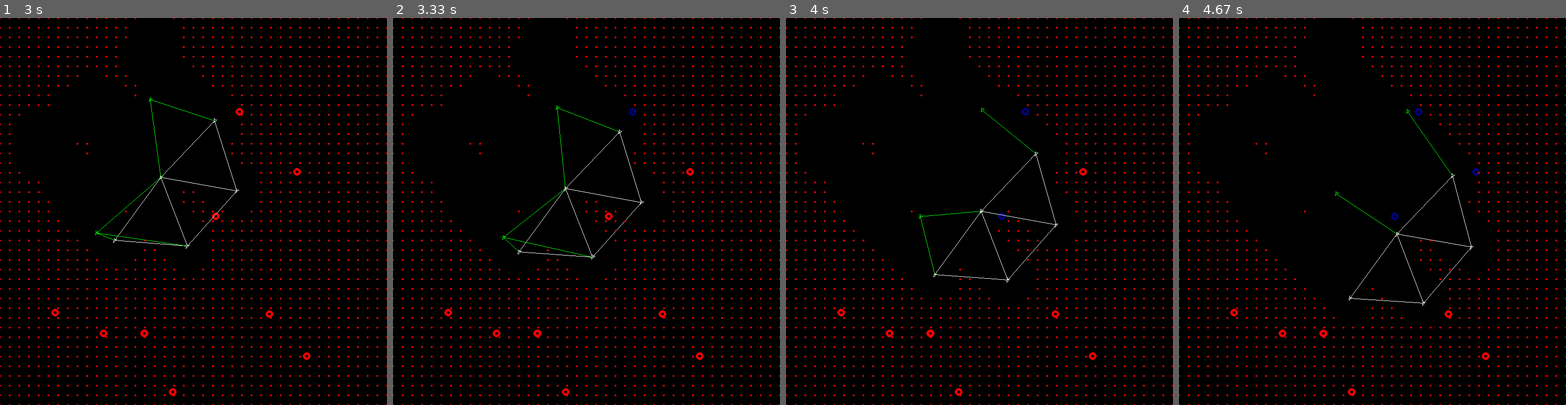
Above: before the commit, frames 1-4 (left to right).
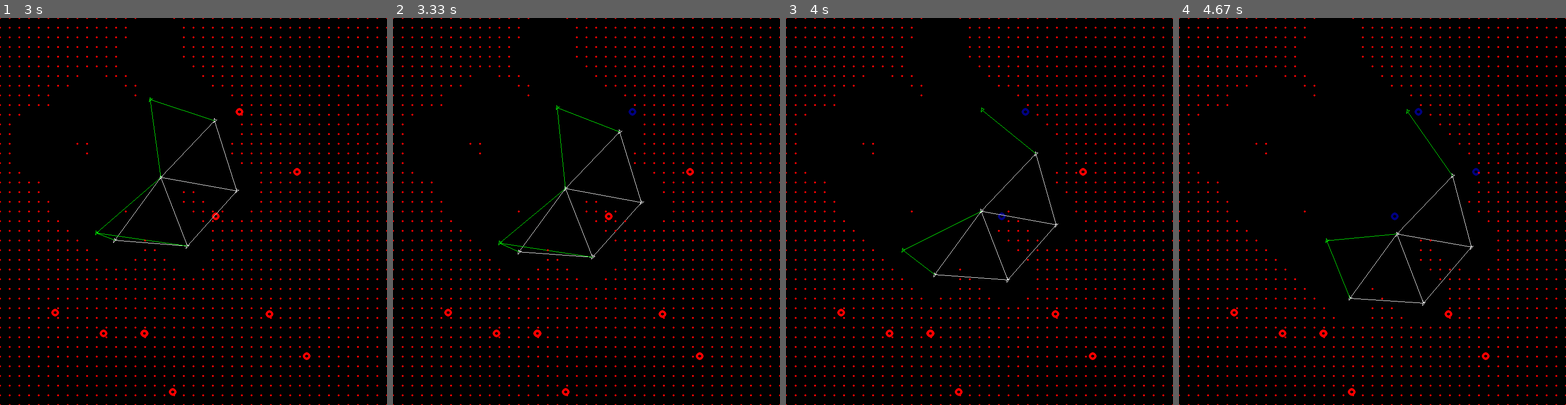
Above: after the commit, the same moments.

Repository: LouisDeOliveira/Projet_VA
Game: pygame game, started from Simulation.py
Same seed, same stepped clock (60 frames per second), same inputs: the game is played once before the commit and once after it.
Inputs:
- Up to frame 1 (3 s): no input
- Up to frame 2 (3.33 s): no input
- Up to frame 3 (4 s): no input
- Up to frame 4 (4.67 s): no input

Frame 1 is identical in both runs. In frame 2, 0.1% of the frame differs, in the area x 27-52%, y 44-62%; in frame 3, less than 0.1%; in frame 4, less than 0.1%.

Commit message:
modif 2 vérificateurs sur la même cible

Diff:
--- a/Environnement.py
+++ b/Environnement.py
@@ -116,7 +116,7 @@
                         if agentB in agentA.neighbours(50) and not agentB.checked:
                             if agentB.id not in agentA.dico_cible:
                                 agentA.dico_cible[agentB.id] = [
-                                    agentB.pos, agentB.checked, agentB.id]
+                                    agentB.pos, agentB.checked, agentB.id, agentB.checking]
 
                                 agentB.targeted = True
                     # print(agentA.dico_cible)
@@ -149,7 +149,7 @@
                 else:
                     agentA.acc = vect_acc
 
-            # Fonctionne mal : les deux vérif vont voir la même Target, qui n'est pas la plus proche
+            # Fonctionne mal : les deux vérif vont voir la même Target
             if type(agentA) == Verificateur:
                 for agentB in self.Agent_list:
                     if type(agentB) == Chercheur or type(agentB) == Verificateur:
@@ -171,18 +171,24 @@
                     # agent_choisi = None
                     dist_choisi = np.inf
                     id_choisi = None
-                    pos_choisi = 0
+                    target = None
                     for id in agentA.dico_cible:
-                        if not agentA.dico_cible[id][1]:
+                        if not agentA.dico_cible[id][1] and not agentA.dico_cible[id][3]:
                             liste_cibles_libres.append(agentA.dico_cible[id])
 
-                    for e in liste_cibles_libres:
-                        dist = distance_pos(e[0], agentA.pos)
-                        if dist < dist_choisi:
-                            pos_choisi = e[0]
+                    if len(liste_cibles_libres) != 0:
+                        for e in liste_cibles_libres:
                             id_choisi = e[2]
-                    if len(liste_cibles_libres) != 0:
-                        agentA.target = [pos_choisi, id_choisi]
+                            for agentB in self.Agent_list:
+                                if agentB.id == id_choisi:
+                                    target = agentB
+                            dist = distance(target, agentA)
+                            if dist < dist_choisi:
+                                agentA.target = target
+                                dist_choisi = dist
+                                agentA.dico_cible[agentA.target.id][3] = True
+                                target.checking = True
+
                     # agentA.dico_cible[agentA.target[1]]=False
                     # except : pass
 
@@ -211,11 +217,6 @@
                 if agentA.target != None:
                     # print(agentA.target)
 
-                    agentTarget = None
-                    for agentB in self.Agent_list:
-                        if agentB.id == agentA.target[1]:
-                            agentTarget = agentB
-
                     # try :
                     # F*vect_AB(agentA, agentTarget)[0]
                     ''' if distance(agentA, agentTarget) > 100:
@@ -224,8 +225,8 @@
                         f_target_y = 5*distance(agentA, agentTarget)/100*(distance(agentA, agentTarget)-50) * \
                             vect_AB(agentA, agentTarget)[1]
                     else: '''
-                    f_target_x = F*vect_AB(agentA, agentTarget)[0]
-                    f_target_y = F*vect_AB(agentA, agentTarget)[1]
+                    f_target_x = F*vect_AB(agentA, agentA.target)[0]
+                    f_target_y = F*vect_AB(agentA, agentA.target)[1]
 
                     ''' f_frott_x = 100*agentA.speed[0] * \
                         np.sqrt(vect_norme_carre(agentA.speed))
@@ -242,9 +243,8 @@
                     """except :
                         print("oups, problème d'id!")"""
 
-                    if distance(agentA, agentTarget) < 50 and agentA.time == 0:
+                    if distance(agentA, agentA.target) < 50 and agentA.time == 0:
                         agentA.time = self.time
-                        print("on it")
 
                 else:
                     f_target_x = 0
@@ -254,7 +254,6 @@
                 ay = f_ressort_y - f_frott_y + f_charge_y + f_target_y
 
                 vect_acc = np.array([ax, ay])
-                print(vect_acc)
                 if vect_norme_carre(vect_acc) > maxacc**2:
                     agentA.acc = maxacc*normalize_vector(vect_acc)
                 else:
--- a/Target.py
+++ b/Target.py
@@ -34,8 +34,8 @@
         self.env = env
         self.pos = np.array([x, y])
         self.targeted = False
-        self.checked = False
-        self.state = False  # False si non trouvé ou seulement vu ; True si vérifié
+        self.checked = False     # False si non trouvé ou seulement vu ; True si vérifié
+        self.checking = False  # True si la cible est attribué à un vérificateur
 
     def display(self):
         x, y = self.pos
--- a/Verificateur.py
+++ b/Verificateur.py
@@ -53,7 +53,7 @@
         self.dir = direction
         self.size = size
         # [coordonnées de destination, id du Target associé]
-        self.target = None
+        self.target = None  # objet de la classe target
         self.id = id
         self.destination = None
         self.inbox = []
@@ -64,11 +64,8 @@
 
     def check_target(self):
         if self.env.time-self.time >= 1 and self.time != 0:
-            self.dico_cible[self.target[1]][1] = True
-            for agent in self.env.Agent_list:
-
-                if agent.id == self.target[1]:
-                    agent.checked = True
+            self.dico_cible[self.target.id][1] = True
+            self.target.checked = True
             self.target = None
             self.time = 0
 
